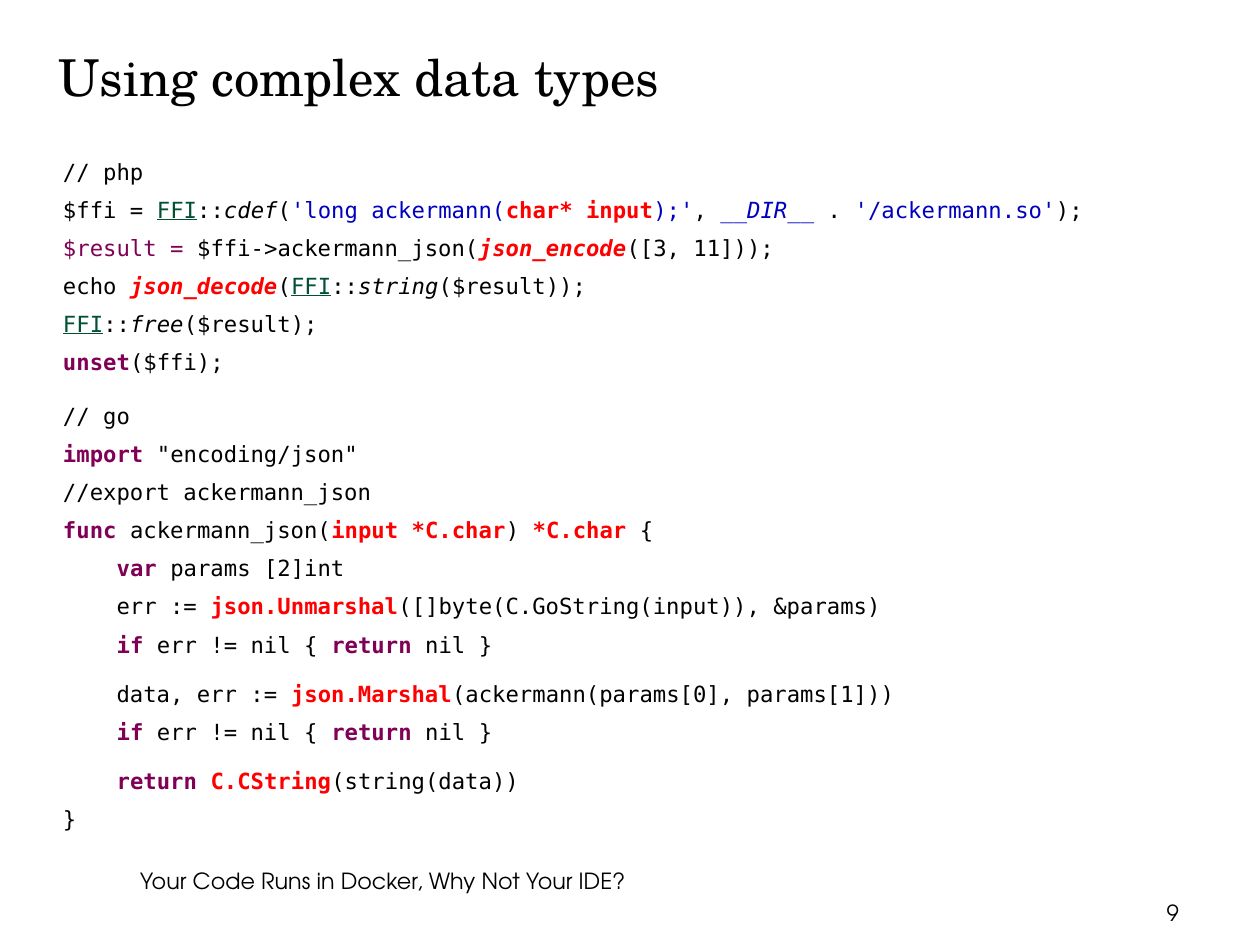
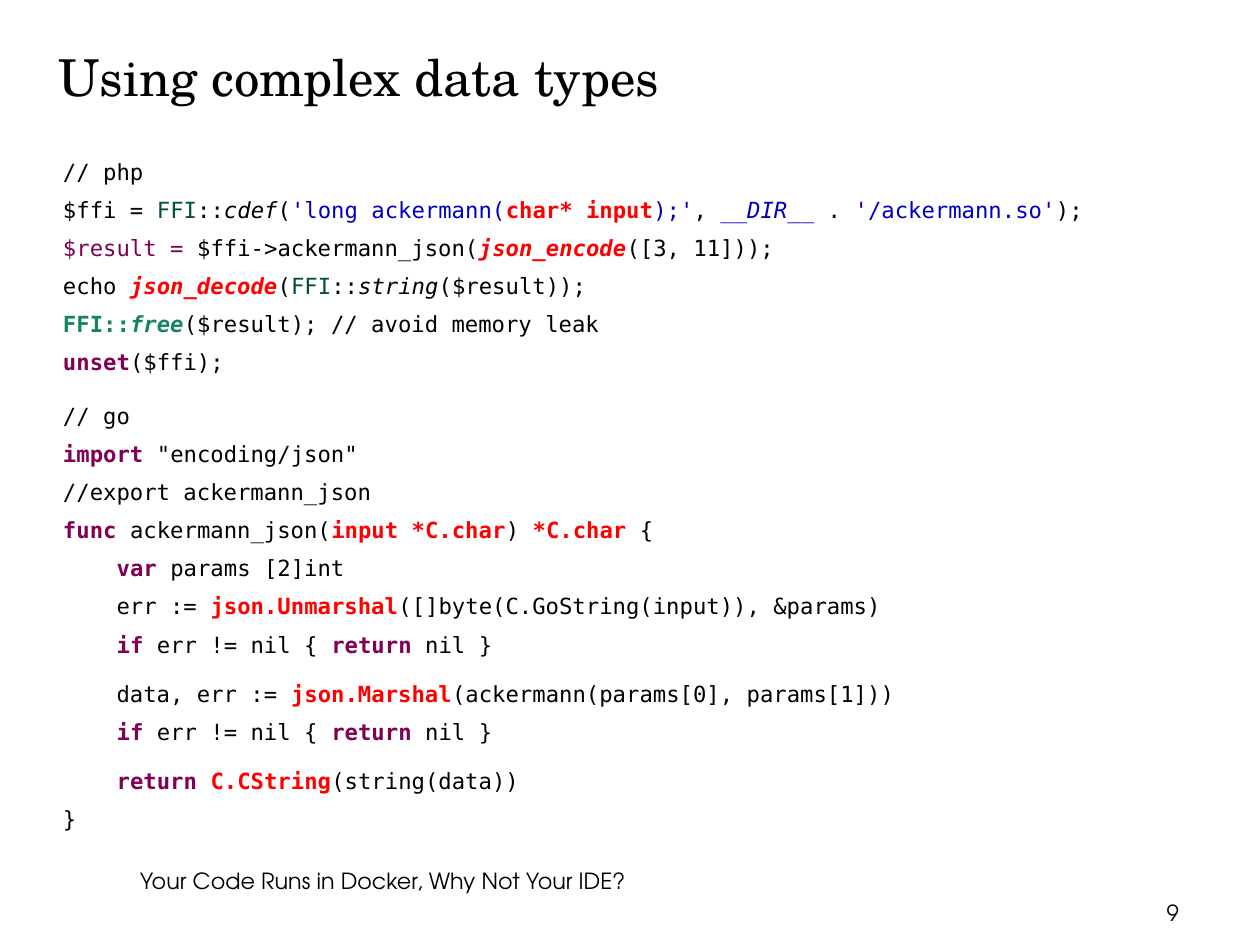
Before and after one commit to thbley/php-go-integration, a slide deck: slide 9 of getting_started_with_php_ffi.odp. Drawn at 1260x945 pixels with LibreOffice and Linux fonts; fonts in the diff are those of the drawing; background and template pictures are left out. Boxes give left, top, right and bottom in pixels: in the first picture for what was removed or moved away, otherwise in the second. Text is boxed around its words. In the diff, an @@ line names an element or a change of style, - is before the commit and + after.

Commit message:
updated slides

```diff
--- a/getting_started_with_php_ffi.odp
+++ b/getting_started_with_php_ffi.odp
@@ text at bbox=[63, 200, 1083, 300]: underline off in "FFI::cdef('long", "json_decode(FFI::string($result));" @@
@@ text at bbox=[63, 315, 599, 337]: text changed @@
-FFI::free($result);
+FFI::free($result); // avoid memory leak
```
Also in this commit, not shown: 1 other slide changed, 1 slide added, 1 other file.
